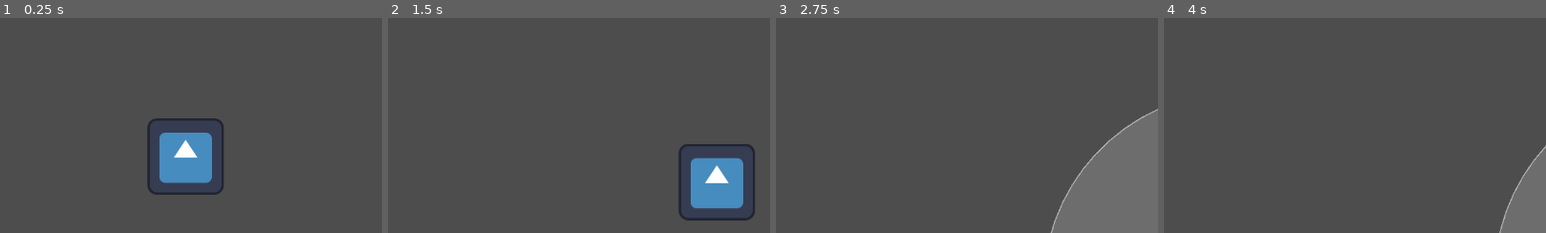
Above: before the commit, frames 1-4 (left to right).
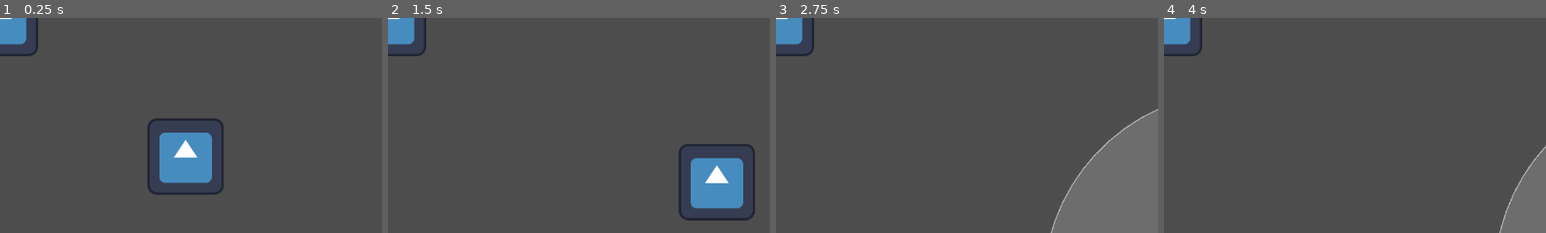
Above: after the commit, the same moments.

Repository: ternaryCat/ldjam59
Game: Godot game, scene res://components/level.tscn
Two runs of this game, one before a commit and one after it. Both use one fixed random seed, a clock stepped at 60 frames per second and the inputs below. The engine's default icon, where the game draws it, is replaced by a stand-in: a white triangle on a blue panel in a dark square.
Inputs:
- Up to frame 1 (0.25 s): no input
- Up to frame 2 (1.5 s): tap Enter at 0.5 s; hold D (right) 0.53-1.28 s; hold Space (activate) 0.53-1.28 s; hold S (down) from 1.28 s (still down); tap W (top) at 1.35 s
- Up to frame 3 (2.75 s): release S (down) at 2.03 s; hold D (right) from 2.03 s (still down); hold Space (activate) from 2.03 s (still down)
- Up to frame 4 (4 s): release Space (activate) at 2.78 s; tap W (top) at 2.85 s; release D (right) at 3.53 s; hold A (left) from 3.53 s (still down); hold Space (activate) from 3.53 s (still down)
The pictures show only the part of the screen within x 0-50%, y 0-50%; the shares and areas given below are measured in that part.

The runs differ from the first frame. In frame 1, 1.1% of the frame differs, in the area x 0-10%, y 0-18%; in frame 2, 1.1%; in frame 3, 1.1%; in frame 4, 1.1%.

Commit message:
add towers

Diff:
--- a/components/level.tscn
+++ b/components/level.tscn
@@ -3,6 +3,7 @@
 [ext_resource type="PackedScene" uid="uid://b6tdgp3g2i7k2" path="res://components/level/player.tscn" id="1_ouk1x"]
 [ext_resource type="Script" uid="uid://cmb27xme82kug" path="res://components/level/player.gd" id="2_6fnek"]
 [ext_resource type="PackedScene" uid="uid://eyln1wkn80r" path="res://components/level/enemy.tscn" id="3_6fnek"]
+[ext_resource type="PackedScene" uid="uid://dmyske8pf6rii" path="res://components/level/tower.tscn" id="4_alc75"]
 
 [node name="level" type="Node2D" unique_id=1124570366]
 
@@ -17,3 +18,7 @@
 
 [node name="enemy2" parent="enemies" unique_id=1736653676 instance=ExtResource("3_6fnek")]
 position = Vector2(906, 550)
+
+[node name="towers" type="Node2D" parent="." unique_id=1975820466]
+
+[node name="tower" parent="towers" unique_id=239535656 instance=ExtResource("4_alc75")]
--- a/components/level/enemy.gd
+++ b/components/level/enemy.gd
@@ -1,13 +1,19 @@
 extends AnimatedSprite2D
 
 @export var speed: float = 260.0
+@export var max_hp: int = 100
+
+const HEALTHY_COLOR: Color = Color(1, 1, 1)
+const DEAD_COLOR: Color = Color(1, 0.2, 0.2)
 
 var _in_field: bool = false
+var _hp: int
 
 @onready var _collision: Area2D = $collision
 
 
 func _ready() -> void:
+	_hp = max_hp
 	_collision.area_entered.connect(_on_area_entered)
 	_collision.area_exited.connect(_on_area_exited)
 
@@ -24,9 +30,20 @@
 	rotation = direction.angle()
 
 
-func _on_area_entered(_other: Area2D) -> void:
-	_in_field = true
+func take_damage(amount: int) -> void:
+	_hp -= amount
+	if _hp <= 0:
+		queue_free()
+		return
+	var t := 1.0 - float(_hp) / float(max_hp)
+	modulate = HEALTHY_COLOR.lerp(DEAD_COLOR, t)
 
 
-func _on_area_exited(_other: Area2D) -> void:
-	_in_field = false
+func _on_area_entered(area: Area2D) -> void:
+	if area.is_in_group("signal_field"):
+		_in_field = true
+
+
+func _on_area_exited(area: Area2D) -> void:
+	if area.is_in_group("signal_field"):
+		_in_field = false
--- a/components/level/signal_area.gd
+++ b/components/level/signal_area.gd
@@ -8,6 +8,7 @@
 
 
 func _ready() -> void:
+	add_to_group("signal_field")
 	_set_active(false)
 
 
--- /dev/null
+++ b/components/level/tower.gd
@@ -0,0 +1,45 @@
+extends Sprite2D
+
+const SHOT_SCENE: PackedScene = preload("res://components/level/tower/shot.tscn")
+
+@export var fire_interval: float = 0.6
+@export var shot_speed: float = 700.0
+
+var _targets: Array[Node2D] = []
+var _cooldown: float = 0.0
+
+@onready var _vision: Area2D = $vision
+
+
+func _ready() -> void:
+	_vision.area_entered.connect(_on_target_entered)
+	_vision.area_exited.connect(_on_target_exited)
+
+
+func _physics_process(delta: float) -> void:
+	_cooldown -= delta
+	for i in range(_targets.size() - 1, -1, -1):
+		if not is_instance_valid(_targets[i]):
+			_targets.remove_at(i)
+	if _cooldown > 0.0 or _targets.is_empty():
+		return
+	_fire(_targets[0])
+	_cooldown = fire_interval
+
+
+func _on_target_entered(area: Area2D) -> void:
+	var target := area.get_parent()
+	if target is Node2D:
+		_targets.append(target)
+
+
+func _on_target_exited(area: Area2D) -> void:
+	_targets.erase(area.get_parent())
+
+
+func _fire(target: Node2D) -> void:
+	var shot := SHOT_SCENE.instantiate()
+	get_parent().add_child(shot)
+	shot.global_position = global_position
+	var dir := (target.global_position - global_position).normalized()
+	shot.launch(dir, shot_speed)
--- /dev/null
+++ b/components/level/tower.tscn
@@ -0,0 +1,17 @@
+[gd_scene format=3 uid="uid://dmyske8pf6rii"]
+
+[ext_resource type="Texture2D" uid="uid://cvxbsh0y4gur7" path="res://icon.svg" id="1_eg74g"]
+[ext_resource type="Script" uid="uid://dkf2f6hycklk2" path="res://components/level/tower.gd" id="2_ovbxm"]
+
+[sub_resource type="CircleShape2D" id="CircleShape2D_ovbxm"]
+radius = 497.00003
+
+[node name="tower" type="Sprite2D" unique_id=239535656]
+texture = ExtResource("1_eg74g")
+script = ExtResource("2_ovbxm")
+
+[node name="vision" type="Area2D" parent="." unique_id=508446376]
+
+[node name="shape" type="CollisionShape2D" parent="vision" unique_id=461566366]
+rotation = -0.0024932972
+shape = SubResource("CircleShape2D_ovbxm")
--- /dev/null
+++ b/components/level/tower/shot.gd
@@ -0,0 +1,33 @@
+extends Sprite2D
+
+@export var damage: int = 10
+@export var lifetime: float = 3.0
+
+var _velocity: Vector2 = Vector2.ZERO
+var _life_left: float
+
+@onready var _collision: Area2D = $collision
+
+
+func _ready() -> void:
+	_life_left = lifetime
+	_collision.area_entered.connect(_on_hit)
+
+
+func launch(direction: Vector2, speed: float) -> void:
+	_velocity = direction.normalized() * speed
+	rotation = direction.angle()
+
+
+func _physics_process(delta: float) -> void:
+	position += _velocity * delta
+	_life_left -= delta
+	if _life_left <= 0.0:
+		queue_free()
+
+
+func _on_hit(area: Area2D) -> void:
+	var target := area.get_parent()
+	if target and target.has_method("take_damage"):
+		target.take_damage(damage)
+	queue_free()
--- /dev/null
+++ b/components/level/tower/shot.tscn
@@ -0,0 +1,18 @@
+[gd_scene format=3 uid="uid://cwuym685gkq6n"]
+
+[ext_resource type="Texture2D" uid="uid://cvxbsh0y4gur7" path="res://icon.svg" id="1_hff0m"]
+[ext_resource type="Script" uid="uid://c7hpxlg481s5b" path="res://components/level/tower/shot.gd" id="2_shot"]
+
+[sub_resource type="CircleShape2D" id="CircleShape2D_hff0m"]
+radius = 67.11929
+
+[node name="Shot" type="Sprite2D" unique_id=145083089]
+texture = ExtResource("1_hff0m")
+script = ExtResource("2_shot")
+
+[node name="collision" type="Area2D" parent="." unique_id=1307586098]
+collision_layer = 8
+collision_mask = 4
+
+[node name="shape" type="CollisionShape2D" parent="collision" unique_id=1324468476]
+shape = SubResource("CircleShape2D_hff0m")
--- a/project.godot
+++ b/project.godot
@@ -57,6 +57,7 @@
 2d_physics/layer_1="physic_objects"
 2d_physics/layer_2="signal_area"
 2d_physics/layer_3="enemy"
+2d_physics/layer_4="shot"
 
 [physics]
 
Not shown, added: components/level/tower.gd.uid
Not shown, added: components/level/tower/shot.gd.uid
